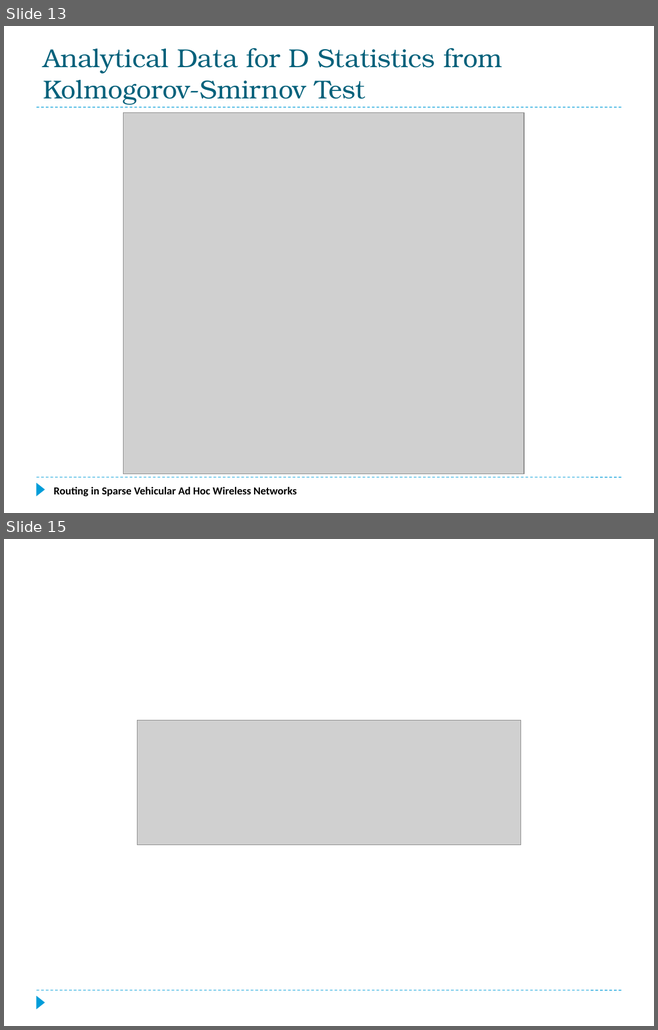
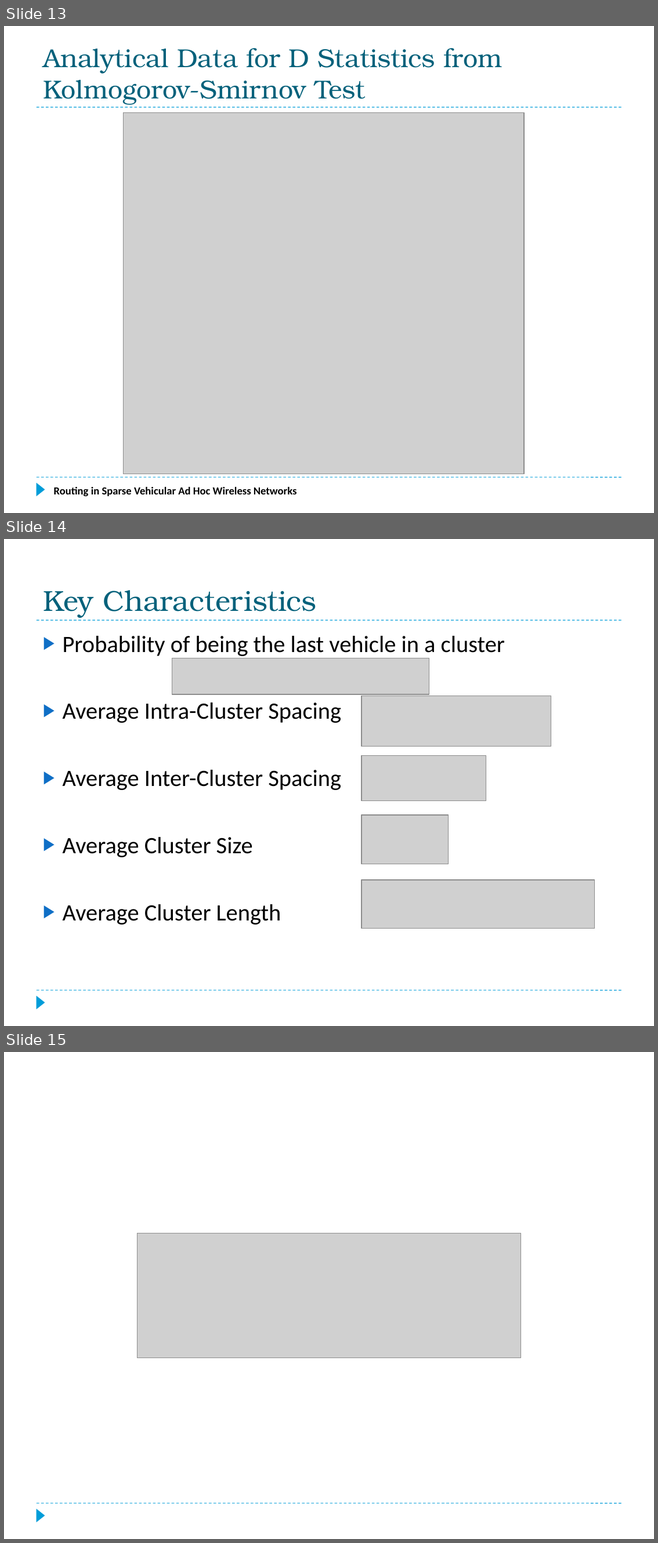
Before and after one commit to f33losopher/EEMaster_VANET, a slide deck: VANET_Felix.pptx. Shown one above the other, each under a label of ours: slides 13 and 15 before the commit, slides 13, 14 and 15 after it; the slides between them are not shown. The pictures are 658x1030 and 658x1543 pixels, drawn with LibreOffice and Linux fonts; fonts in the diff are those of the drawing; grey boxes stand for pictures. Boxes give left, top, right and bottom in pixels: in the first picture for what was removed or moved away, otherwise in the second. Text is boxed around its words. In the diff, an @@ line names an element or a change of style, - is before the commit and + after.

```diff
--- a/VANET_Felix.pptx
+++ b/VANET_Felix.pptx
@@ slide 14 added at [4, 539, 654, 1026], background #FFFFFF; not listed: 3 template elements that a slide beside it also shows @@
@@ title added at [43, 590, 316, 618], 32 pt, text #04617B @@
+Key Characteristics
@@ text added at [63, 636, 505, 925], 26 pt, text #000000 @@
+▶ Probability of being the last vehicle in a cluster
+▶ Average Intra-Cluster Spacing
+▶ Average Inter-Cluster Spacing
+▶ Average Cluster Size
+▶ Average Cluster Length
@@ picture added at [172, 658, 429, 694] @@
@@ picture added at [361, 696, 551, 746] @@
@@ picture added at [361, 755, 486, 801] @@
@@ picture added at [361, 815, 448, 864] @@
@@ picture added at [361, 880, 594, 929] @@
```
Also in this commit, not shown: 1 slide removed, 1 other file.
